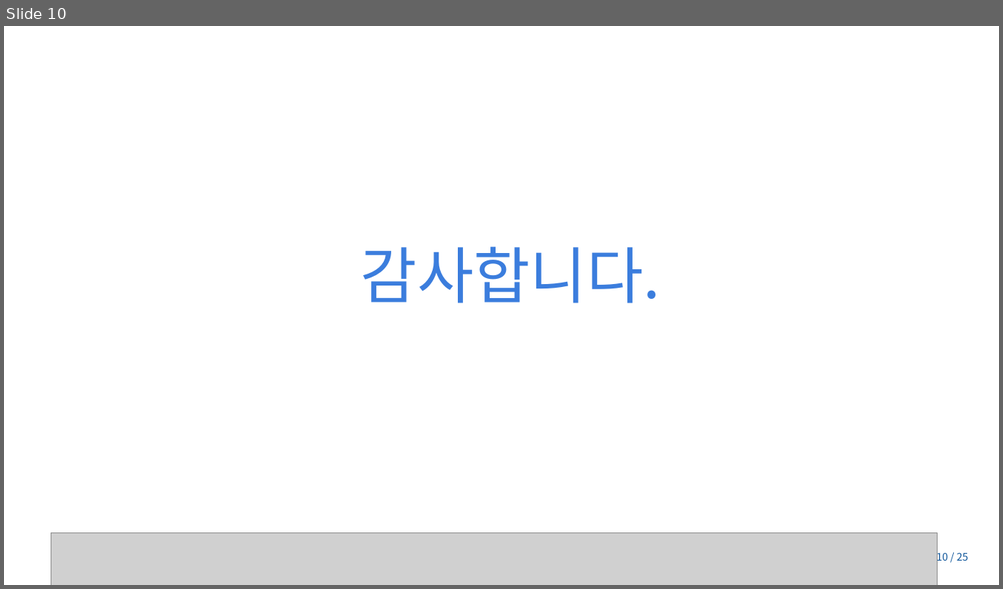
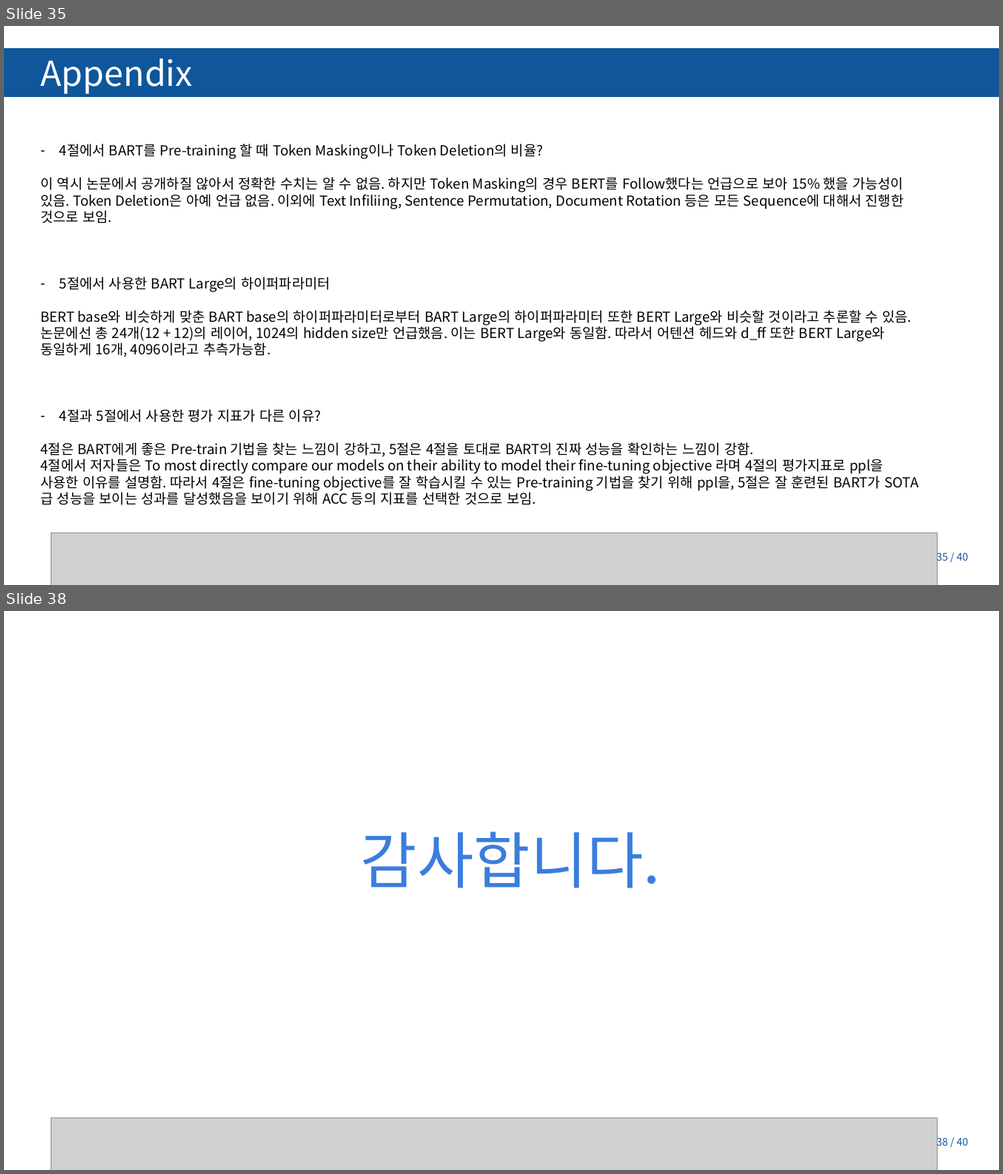
Before and after one commit to Tiabet/Paper-for-ML-DL, a slide deck: 세미나/BART_김정현.pptx. Shown one above the other, each under a label of ours: slide 10 before the commit, slides 35 and 38 after it; the slides between them are not shown. The pictures are 1003x589 and 1003x1174 pixels, drawn with LibreOffice and Linux fonts; fonts in the diff are those of the drawing; grey boxes stand for pictures; background and template pictures are left out. Boxes give left, top, right and bottom in pixels: in the first picture for what was removed or moved away, otherwise in the second. Text is boxed around its words. In the diff, an @@ line names an element or a change of style, - is before the commit and + after.

```diff
--- a/세미나/BART_김정현.pptx
+++ b/세미나/BART_김정현.pptx
@@ slide 35 added at (x1=4, y1=26, x2=999, y2=585), background #FFFFFF; not listed: 3 template elements that a slide beside it also shows @@
@@ rectangle added at (x1=4, y1=50, x2=999, y2=96), fill #0F569B, outline #0F569B 2 pt @@
@@ text added at (x1=40, y1=59, x2=193, y2=94), 50 pt, text #FFFFFF @@
+Appendix
@@ text added at (x1=40, y1=144, x2=911, y2=506), 20 pt, text #000000 @@
+– 4절에서 BART를 Pre-training 할 때 Token Masking이나 Token Deletion의 비율?
+이 역시 논문에서 공개하질 않아서 정확한 수치는 알 수 없음. 하지만 Token Masking의 경우 BERT를 Follow했다는 언급으로 보아 15% 했을 가능성이 있음. Token Deletion은 아예 언급 없음. 이외에 Text Infiliing, Sentence Permutation, Document Rotation 등은 모든 Sequence에 대해서 진행한 것으로 보임.
+– 5절에서 사용한 BART Large의 하이퍼파라미터
+BERT base와 비슷하게 맞춘 BART base의 하이퍼파라미터로부터 BART Large의 하이퍼파라미터 또한 BERT Large와 비슷할 것이라고 추론할 수 있음. 논문에선 총 24개(12 + 12)의 레이어, 1024의 hidden size만 언급했음. 이는 BERT Large와 동일함. 따라서 어텐션 헤드와 d_ff 또한 BERT Large와 동일하게 16개, 4096이라고 추측가능함.
+– 4절과 5절에서 사용한 평가 지표가 다른 이유?
+4절은 BART에게 좋은 Pre-train 기법을 찾는 느낌이 강하고, 5절은 4절을 토대로 BART의 진짜 성능을 확인하는 느낌이 강함.
+4절에서 저자들은 To most directly compare our models on their ability to model their fine-tuning objective 라며 4절의 평가지표로 ppl을 사용한 이유를 설명함. 따라서 4절은 fine-tuning objective를 잘 학습시킬 수 있는 Pre-training 기법을 찾기 위해 ppl을, 5절은 잘 훈련된 BART가 SOTA급 성능을 보이는 성과를 달성했음을 보이기 위해 ACC 등의 지표를 선택한 것으로 보임.
@@ picture added at (x1=51, y1=533, x2=937, y2=585) @@
@@ page number added at (x1=936, y1=551, x2=968, y2=564), 15 pt, text #0F569B @@
+35 / 40
@@ what was slide 10 is now slide 38 @@
@@ page number at (x1=936, y1=1136, x2=968, y2=1149): text changed @@
-10 / 25
+38 / 40
```
Also in this commit, not shown: 7 slides changed, 29 other slides added, 2 slides removed, 8 other files.
